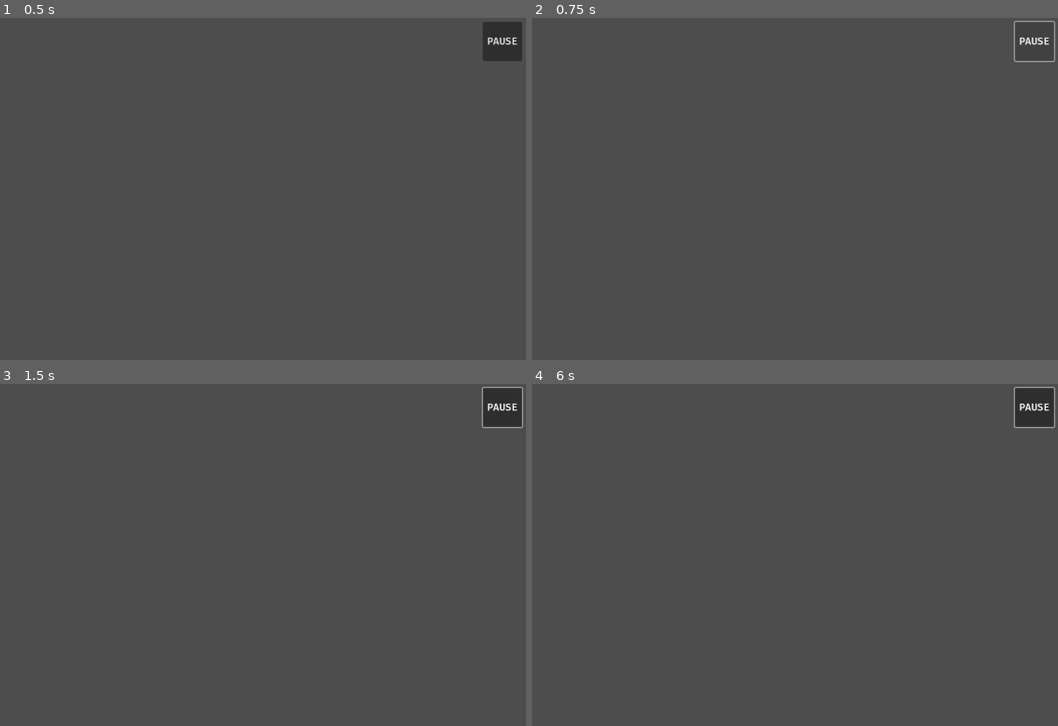
Above: before the commit, frames 1-4 (two rows, left to right).
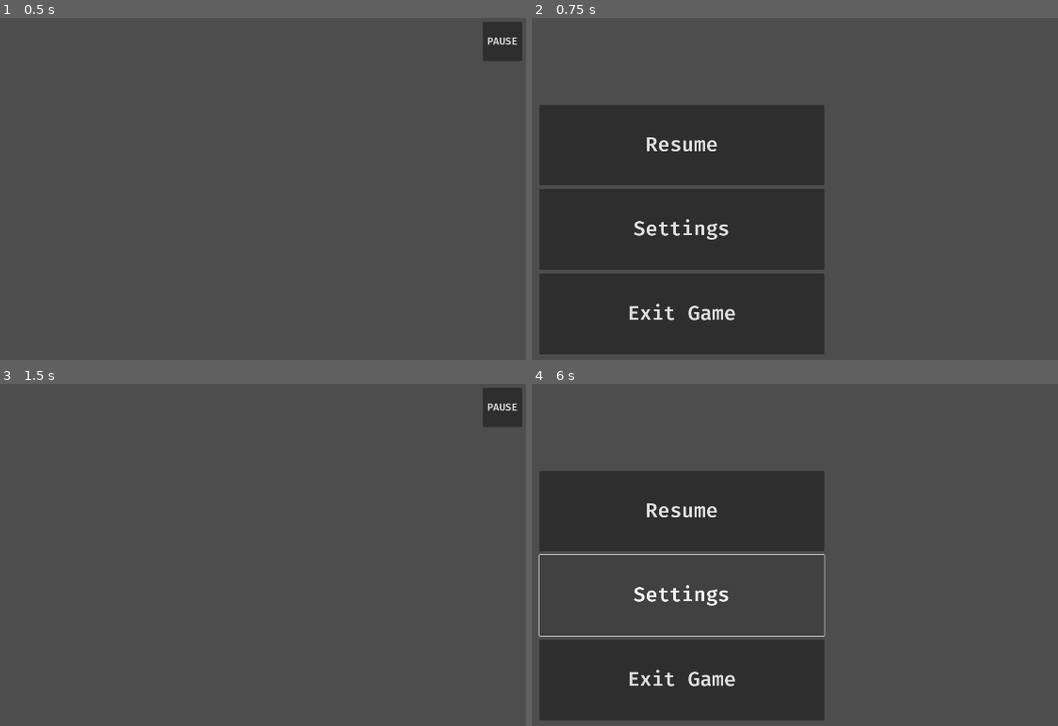
Above: after the commit, the same moments.

Repository: Quaternary-Game/quaternary
Game: Godot game, scene res://scenes/guis/pause_button.tscn
Same seed, same stepped clock (60 frames per second), same inputs: the game is played once before the commit and once after it. This scene is started directly instead of the project's main scene.
Inputs (mouse positions are in pixels of both pictures, inside the frame that each line leads up to):
- Up to frame 1 (0.5 s): no input
- Up to frame 2 (0.75 s): click "PAUSE" at 0.5 s
- Up to frame 3 (1.5 s): click (147, 510) at 1.25 s, where only the run after the commit has a clickable "Resume"
- Up to frame 4 (6 s): tap Escape (pause) at 5.65 s; click (679, 596) at 5.75 s, where only the run after the commit has a clickable "Settings"

Frame 1 is identical in both runs. In frame 2, 38% of the frame differs, in the area x 1-100%, y 0-99%; in frame 3, less than 0.1%; in frame 4, 27%.

Commit message:
Finished pausing functionailty
Pause and resume fully functional

Diff:
--- a/src/scenes/guis/pause_button.gd
+++ b/src/scenes/guis/pause_button.gd
@@ -1,12 +1,33 @@
 extends Control
+## controls pausing funcion
+##
+## Orchestrates pausing function and shows pause menu
+## by button press or pause key press
 
-# Called every frame. 'delta' is the elapsed time since the previous frame.
-func _process(delta):
-	if Input.is_action_pressed('pause'):
+var menu_scene:PackedScene = preload("res://scenes/guis/pause_menu.tscn")
+var pause_screen:Control
+var paused:bool = false
+
+## listens for pause key (esc)
+func _process(_delta:float) -> void:
+	if not paused:
+		if Input.is_action_pressed('pause'):
+			show_pause_screen()
+			paused = true
+
+## Shows pause screen scene
+func show_pause_screen() -> void:
+	pause_screen = menu_scene.instantiate()
+	add_child(pause_screen)
+	$Button.hide()
+
+## Show pause screen on button press
+func _on_button_pressed() -> void:
+	if not paused:
 		show_pause_screen()
+		paused = true
 
-func show_pause_screen():
-	pass
-
-func _on_button_pressed():
-	show_pause_screen()
+func resume_game() -> void:
+	$Button.show()
+	paused = false
+	pause_screen.queue_free()
--- /dev/null
+++ b/src/scenes/guis/pause_menu.gd
@@ -0,0 +1,13 @@
+extends Control
+## pause menu functionality
+
+func _on_resume_pressed() -> void:
+	get_parent().resume_game()
+
+func _on_exit_pressed() -> void:
+	## add logic to reuturn to main menu
+	pass
+
+func _on_settings_pressed() -> void:
+	# add logic to bring up settings screen
+	pass
--- a/src/scenes/guis/pause_menu.tscn
+++ b/src/scenes/guis/pause_menu.tscn
@@ -1,4 +1,6 @@
-[gd_scene format=3 uid="uid://wmlthonc6smw"]
+[gd_scene load_steps=2 format=3 uid="uid://wmlthonc6smw"]
+
+[ext_resource type="Script" path="res://scenes/guis/pause_menu.gd" id="1_ytf5f"]
 
 [node name="PauseMenu" type="Control"]
 layout_mode = 3
@@ -7,6 +9,7 @@
 anchor_bottom = 1.0
 grow_horizontal = 2
 grow_vertical = 2
+script = ExtResource("1_ytf5f")
 
 [node name="VBoxContainer" type="VBoxContainer" parent="."]
 layout_mode = 1
@@ -40,3 +43,7 @@
 size_flags_vertical = 3
 theme_override_font_sizes/font_size = 50
 text = "Exit Game"
+
+[connection signal="pressed" from="VBoxContainer/Resume" to="." method="_on_resume_pressed"]
+[connection signal="pressed" from="VBoxContainer/Settings" to="." method="_on_settings_pressed"]
+[connection signal="pressed" from="VBoxContainer/Exit" to="." method="_on_exit_pressed"]
